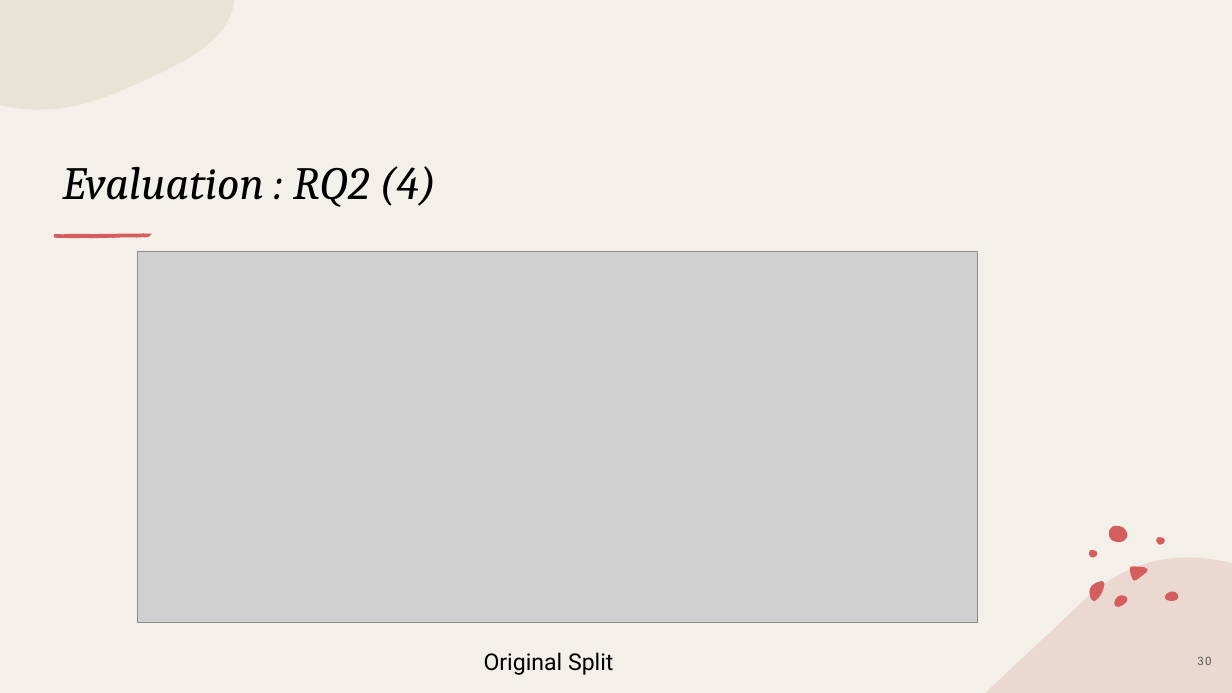
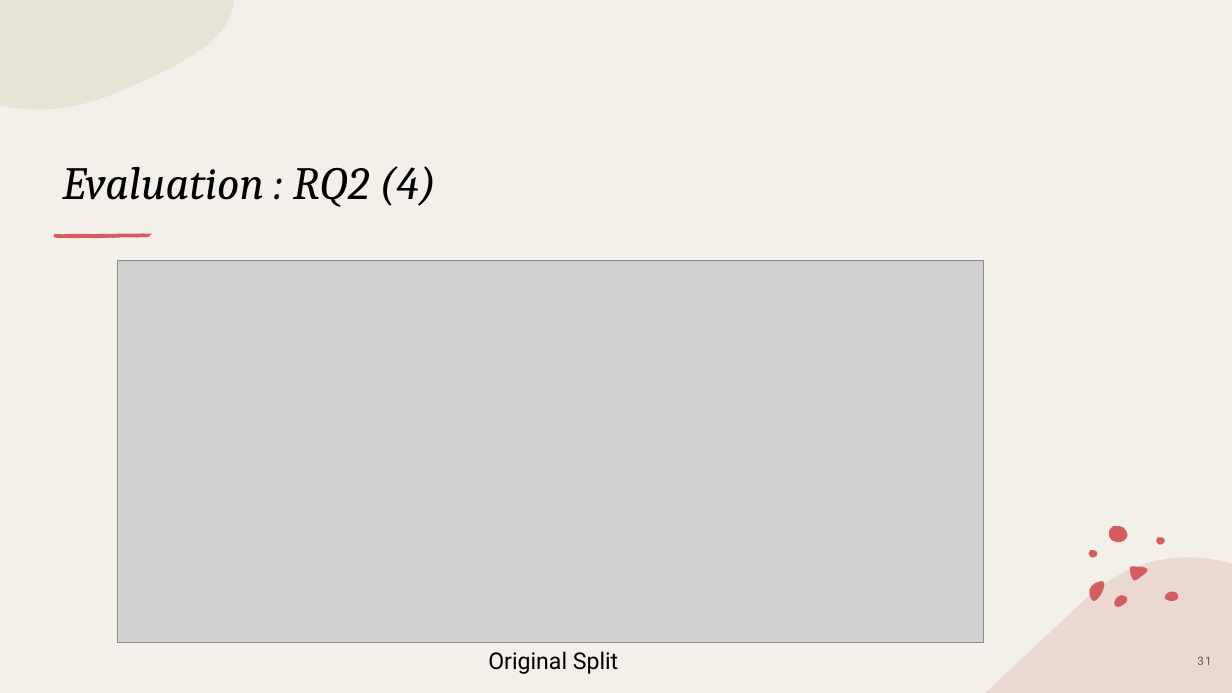
Before and after one commit to piyush-bajaj/DynamicPythonBenchmark, a slide deck: slide 31 of Final Presentation.pptx (slide 30 before the commit). Drawn at 1232x693 pixels with LibreOffice and Linux fonts; fonts in the diff are those of the drawing; grey boxes stand for pictures. Boxes give left, top, right and bottom in pixels: in the first picture for what was removed or moved away, otherwise in the second. Text is boxed around its words. In the diff, an @@ line names an element or a change of style, - is before the commit and + after.

```diff
--- a/Final Presentation.pptx
+++ b/Final Presentation.pptx
@@ picture: place and size @@
-picture at (138, 251, 978, 622)
+picture at (117, 260, 983, 642)
@@ text "Original Split": place and size @@
-text "Original Split" at (484, 652, 613, 675)
+text "Original Split" at (488, 651, 618, 674)
@@ page number at (1197, 656, 1211, 665): text changed @@
-30
+31
```
Also in this commit, not shown: 10 other slides changed, 2 slides added.
